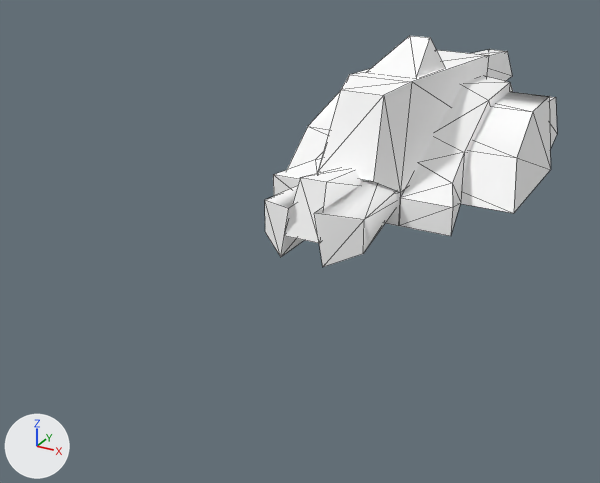
The OBJ model Assets/Art/Nova1492/GXConverted/Models/UnitParts/ArmWeapons/datan_common_arm22_bsrsk_bc100de3.obj: old version first, new version second.
Before and after are seen from a 50 mm camera at (0.761, -2.303, 0.74) aimed at (-0.117, -0.707, -0.058). The axes (+X, +Y, +Z) are drawn at lower left. The lights are the same throughout. The older version comes first. Mesh edges are drawn as thin lines. Where no turn or scale is listed for an object, it has been applied to the vertices.

Names of what the first picture shows: 'datan_common_arm22_bsrsk_bc100de3'.
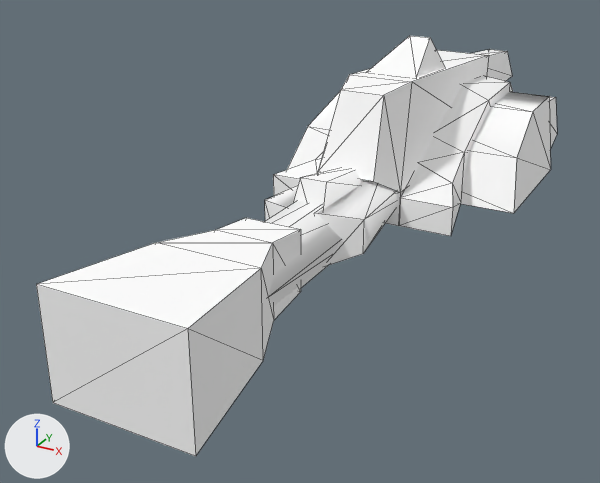
What changed in the scene script:
```text
Add me_datan_common_arm22_bsrsk_bc100de3_mesh01:
    me_datan_common_arm22_bsrsk_bc100de3_mesh01.from_pydata(...)  # 28 vertices, 32 faces; spans x -0.136..0.146, y -1.503..-0.612, z -0.043..0.172
    me_datan_common_arm22_bsrsk_bc100de3_mesh01.materials.append(mat_datan_common_arm22_bsrsk_bc100de3)  # its picture is missing
Add ob_datan_common_arm22_bsrsk_bc100de3_mesh01:
    ob_datan_common_arm22_bsrsk_bc100de3_mesh01 = bpy.data.objects.new('datan_common_arm22_bsrsk_bc100de3_mesh01', me_datan_common_arm22_bsrsk_bc100de3_mesh01)
    ob_datan_common_arm22_bsrsk_bc100de3_mesh01.location = (0.0, 0.0, 0.0)
```

Pixel boxes [x1, y1, x2, y2] of what changed, in the pictures (600 x 483 px):
'datan_common_arm22_bsrsk_bc100de3_mesh01', added: after [36, 201, 342, 456]
